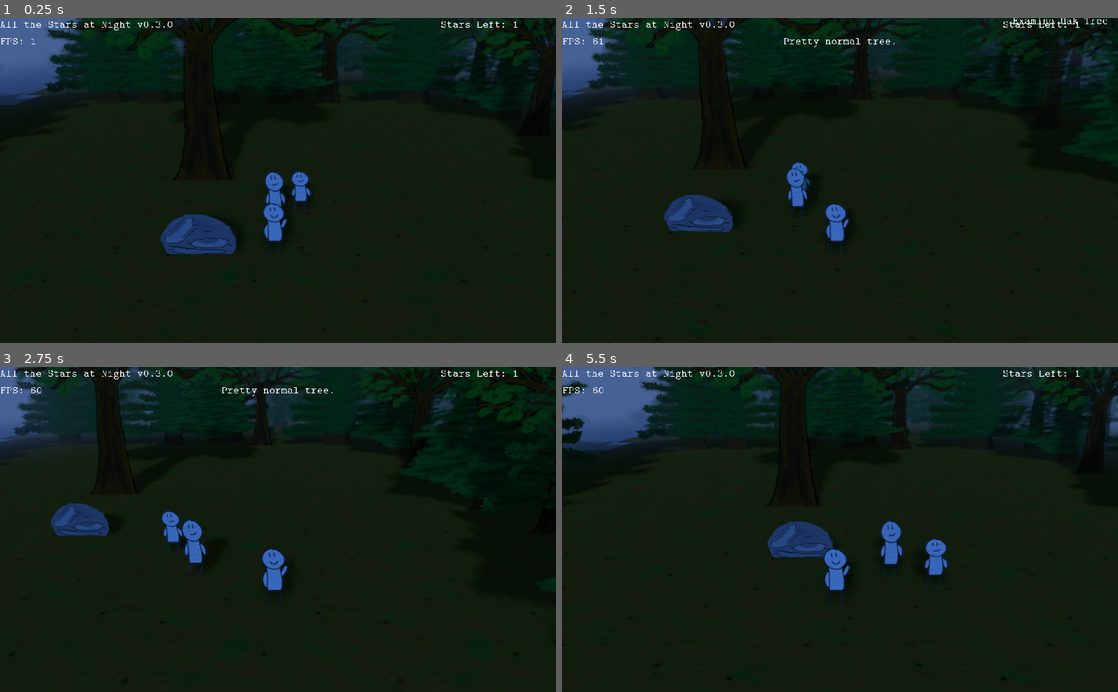
Above: before the commit, frames 1-4 (two rows, left to right).
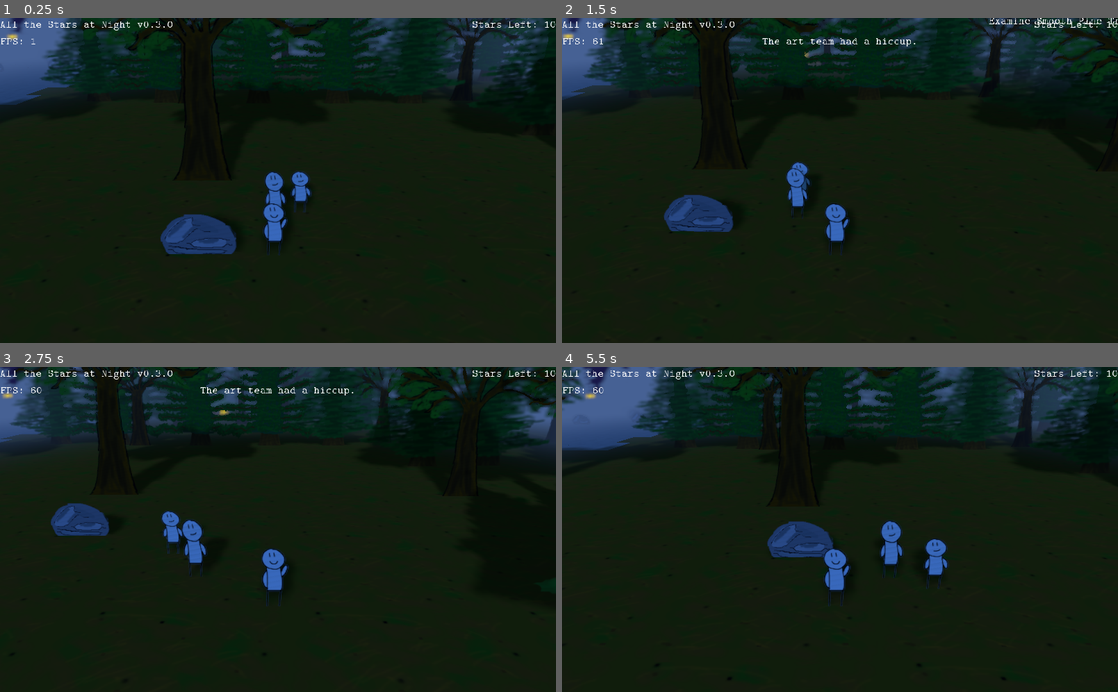
Above: after the commit, the same moments.

Repository: Schoperation/AllTheStarsAtNight
Game: Godot game, scene res://world/World.tscn
The game is run twice, just before and just after one commit, with the same random seed, the same clock (stepped at 60 frames per second) and the same inputs.
Inputs (mouse positions are in pixels of both pictures, inside the frame that each line leads up to):
- Up to frame 1 (0.25 s): no input
- Up to frame 2 (1.5 s): move the mouse to (667, 34) at 0.52 s; hold D (move_right) 0.53-1.28 s; tap Mouse wheel up (zoom_in) at 0.6 s; click (667, 34) at 0.67 s; move the mouse to (1062, 31) at 1.27 s; hold S (move_down) from 1.28 s (still down); tap Mouse wheel down (zoom_out) at 1.35 s; click (1062, 31) at 1.42 s
- Up to frame 3 (2.75 s): move the mouse to (333, 458) at 2.02 s; release S (move_down) at 2.03 s; hold D (move_right) from 2.03 s (still down); tap Mouse wheel up (zoom_in) at 2.1 s
- Up to frame 4 (5.5 s): move the mouse to (812, 594) at 2.77 s; release D (move_right) at 2.78 s; hold W (move_up) 2.78-3.53 s; tap Mouse wheel down (zoom_out) at 2.85, 4.35 s; click (812, 594) at 2.92 s; move the mouse to (1006, 578) at 3.52 s; hold A (move_left) 3.53-5.03 s; tap Mouse wheel up (zoom_in) at 3.6, 5.1 s; move the mouse to (673, 480) at 4.27 s; move the mouse to (867, 529) at 5.02 s; hold S (move_down) from 5.03 s (still down); click (867, 529) at 5.17 s

The runs differ from the first frame. In frame 1, 5.4% of the frame differs, in the area x 0-100%, y 0-28%; in frame 2, 6.0%; in frame 3, 6.8%; in frame 4, 6.8%.

Commit message:
Minor tweaks; thickness of forest decreased

Diff:
--- a/ui/StarCount.gd
+++ b/ui/StarCount.gd
@@ -11,15 +11,15 @@
 	var root = get_node("../../")
 	numStars = root.numStars
 	numLeft = numStars
-	self.text = "Stars Left: " + str(numStars)
+	self.bbcode_text = "[right]Stars Left: " + str(numStars) + "[/right]"
 
 func onStarPickupText():
 	numLeft -= 1
-	self.text = "Stars Left: " + str(numLeft)
+	self.bbcode_text = "[right]Stars Left: " + str(numLeft) + "[/right]"
 
 	# Finish?
 	if numLeft == 0:
-		self.text = "You got them all!"
+		self.bbcode_text = "[right]You got them all![/right]"
 		$RestartTimer.start()
 
 func _on_RestartTimer_timeout():
--- a/ui/UI.tscn
+++ b/ui/UI.tscn
@@ -82,11 +82,13 @@
 [node name="Stars" type="RichTextLabel" parent="."]
 anchor_left = 1.0
 anchor_right = 1.0
-margin_left = -212.0
+margin_left = -260.0
 margin_bottom = 44.0
+grow_horizontal = 0
 mouse_filter = 2
 custom_fonts/normal_font = ExtResource( 1 )
-text = "Error score"
+bbcode_enabled = true
+bbcode_text = "Error score"
 scroll_active = false
 script = ExtResource( 4 )
 __meta__ = {
--- a/world/Chunk.gd
+++ b/world/Chunk.gd
@@ -52,8 +52,8 @@
 	var numRows = 0
 	var numCols = 0
 	var OFFSET = 1.2
-	numRows = round(rand_range(4, 9))
-	numCols = round(rand_range(4, 9))
+	numRows = round(rand_range(3, 6))
+	numCols = round(rand_range(3, 6))
 
 	# Generate a bunch of coordinates. The chunk is 100x100 units, and the origin is local to the middle of the chunk.
 	# Thus we can plant a tree from -10 to 10, in relation to the chunk.
--- a/world/World.tscn
+++ b/world/World.tscn
@@ -29,7 +29,6 @@
 dof_blur_far_enabled = true
 dof_blur_far_distance = 94.35
 dof_blur_far_transition = 22.33
-dof_blur_far_quality = 2
 
 [sub_resource type="BoxShape" id=2]
 extents = Vector3( 25.361, 9.20337, 5.19189 )
@@ -37,6 +36,7 @@
 [node name="Root" type="Spatial"]
 transform = Transform( 1, 0, 0, 0, 1, 0, 0, 0, 1, -0.0530567, 0.0858297, -0.00718069 )
 script = ExtResource( 5 )
+numStars = 10
 
 [node name="UI" parent="." instance=ExtResource( 7 )]
 
--- a/world/WorldGeneration.gd
+++ b/world/WorldGeneration.gd
@@ -4,7 +4,7 @@
 var scene = preload("res://world/Chunk.tscn")
 var chunkArray = []
 var rng = RandomNumberGenerator.new()
-export var numStars = 1
+export var numStars = 7
 
 # Used in genWorld(size) to determine where to spawn chunks for a particular iteration
 enum GenDirec {LEFT = 0, DOWN = 1, RIGHT = 2, UP = 3}
@@ -149,16 +149,12 @@
 		for k in range(markedForDeletion.size()):
 			possibleIds.remove(markedForDeletion[k])
 
-	print(ids)
-
 	# Okay! Let's spawn them now.
 	# Eventually they will fall out of the sky.
 	# Grab the chunk, pick random coordinates, and whammo
 	var starObj = load("res://environment/Star.tscn")
 	for j in range(ids.size()):
 		var chunk = getChunkById(ids[j])
-		#var x = rand_range(chunk.transform.origin.x - 50, chunk.transform.origin.x + 50)
-		#var z = rand_range(chunk.transform.origin.z - 50, chunk.transform.origin.z + 50)
 		var x = rand_range(-10, 10) # in relation to the chunk
 		var z = rand_range(-10, 10)
 
